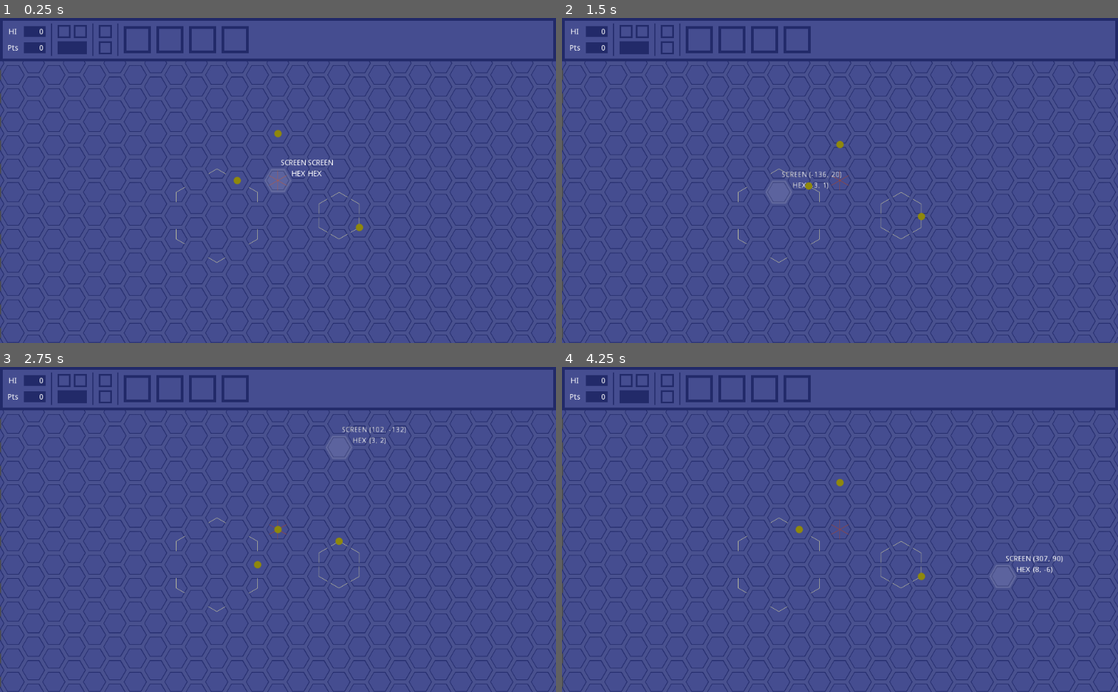
Above: before the commit, frames 1-4 (two rows, left to right).
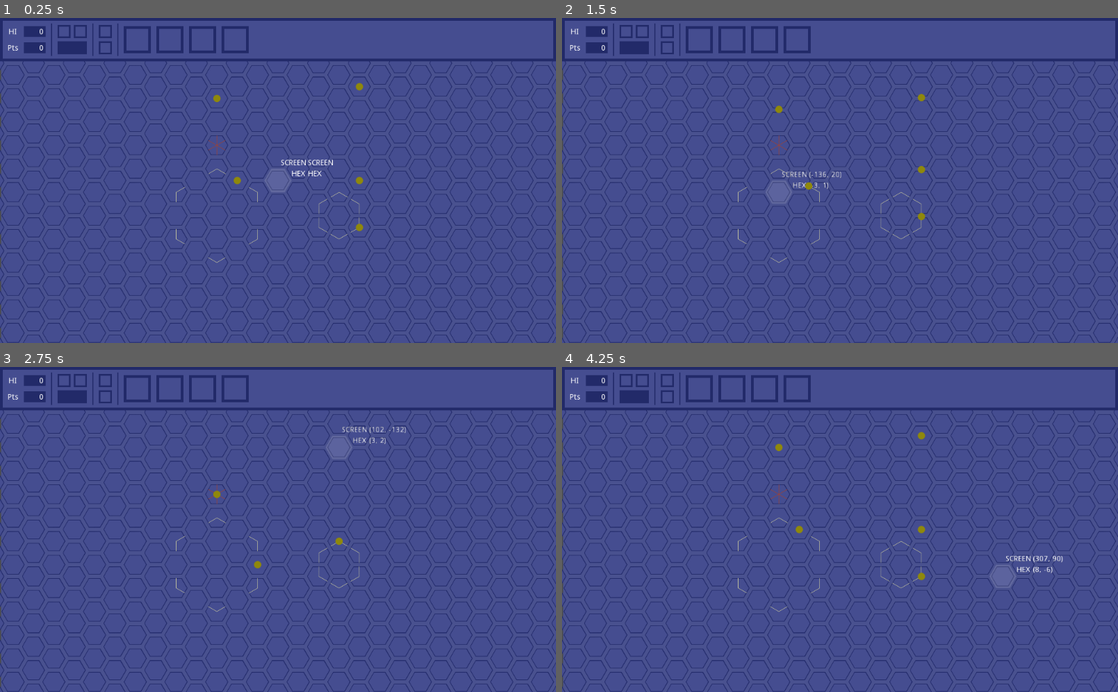
Above: after the commit, the same moments.

Repository: dareludum/ld45
Game: Godot game, scene res://Main.tscn
The game is run twice, just before and just after one commit, with the same random seed, the same clock (stepped at 60 frames per second) and the same inputs.
Inputs (mouse positions are in pixels of both pictures, inside the frame that each line leads up to):
- Up to frame 1 (0.25 s): no input
- Up to frame 2 (1.5 s): tap Enter at 0.5 s; move the mouse to (962, 164) at 0.52 s; click (962, 164) at 0.67 s; tap Space (sim_start_pause) at 1.25 s; drag from (728, 196) to (840, 180) at 1.27 s
- Up to frame 3 (2.75 s): move the mouse to (333, 458) at 2.02 s; click (333, 458) at 2.17 s
- Up to frame 4 (4.25 s): drag from (812, 594) to (673, 480) at 2.77 s; move the mouse to (1006, 578) at 3.52 s; click (1006, 578) at 3.67 s; tap Escape (sim_stop) at 4.15 s

The runs differ from the first frame. In frame 1, 0.2% of the frame differs, in the area x 37-66%, y 19-53%; in frame 2, 0.2%; in frame 3, less than 0.1%; in frame 4, 0.2%.

Commit message:
add a disappointing ball collision

Diff:
--- a/Main.gd
+++ b/Main.gd
@@ -68,7 +68,7 @@
 			i += 1
 
 	var amplifier = AmplifierScene.instance()
-	amplifier.init(hex_grid, HexCell.new(Vector3.ZERO), HexCell.DIR_SE)
+	amplifier.init(hex_grid, 3 * HexCell.DIR_NW, HexCell.DIR_SE)
 	$CellHolder.add_child(amplifier)
 
 	# TESTING CODE END
@@ -104,10 +104,8 @@
 	tick_timer.stop()
 
 	# remove balls
-	var to_delete = $BallHolder.get_children()
-	for child in to_delete:
-		remove_child(child)
-		child.queue_free()
+	for ball in $BallHolder.get_children():
+		ball.queue_free()
 
 	# reset rotations
 	for child in $CellHolder.get_children():
@@ -126,9 +124,20 @@
 	b1.init(hex_grid, HexCell.DIR_SE * 4, HexCell.DIR_N)
 	$BallHolder.add_child(b1)
 
-	var amp_ball = Ball1.instance()
-	amp_ball.init(hex_grid, HexCell.new(HexCell.DIR_N + HexCell.DIR_N), HexCell.DIR_S)
-	$BallHolder.add_child(amp_ball)
+
+	# balls that collide head on
+	var b2 = Ball1.instance()
+	b2.init(hex_grid, HexCell.DIR_NE * 4 + 2 * HexCell.DIR_N, HexCell.DIR_S)
+	$BallHolder.add_child(b2)
+
+	var b3 = Ball1.instance()
+	b3.init(hex_grid, HexCell.DIR_NE * 4 + 2 * HexCell.DIR_S, HexCell.DIR_N)
+	$BallHolder.add_child(b3)
+
+	# a ball that gets amplified
+	var b4 = Ball1.instance()
+	b4.init(hex_grid, HexCell.new(HexCell.DIR_N * 2 + 3 * HexCell.DIR_NW), HexCell.DIR_S)
+	$BallHolder.add_child(b4)
 
 	# TESTING CODE END
 
@@ -143,7 +152,7 @@
 
 
 func _process(delta: float) -> void:
-	interpolation_t = min(1.0, interpolation_t + 2 * delta * (1.0 / Globals.TICK_TIME))
+	interpolation_t = min(1.0, interpolation_t + delta / Globals.ANIMATION_TIME)
 	for child in $CellHolder.get_children():
 		child.animation_process(interpolation_t)
 	for child in $BallHolder.get_children():
@@ -214,6 +223,7 @@
 			var n = len(visitors)
 			if n < 2:
 				continue
+			balls_collided(visitors)
 			print("%d balls in cell %s" % [n, hex_pos])
 
 	# apply structure collision rules
@@ -235,3 +245,13 @@
 
 	interpolation_t = 0.0
 	print("Tick")
+
+
+func balls_collided(balls):
+	if len(balls) > 2:
+		sim_crash("multiple balls collided")
+		return
+
+	print("+1 energy")
+	balls[0].queue_free()
+	balls[1].queue_free()
--- a/scripts/Globals.gd
+++ b/scripts/Globals.gd
@@ -1,3 +1,4 @@
 extends Node
 
 const TICK_TIME: float = 1.0 # seconds
+const ANIMATION_TIME: float = 0.5 # seconds, should be <= TICK_TIME
